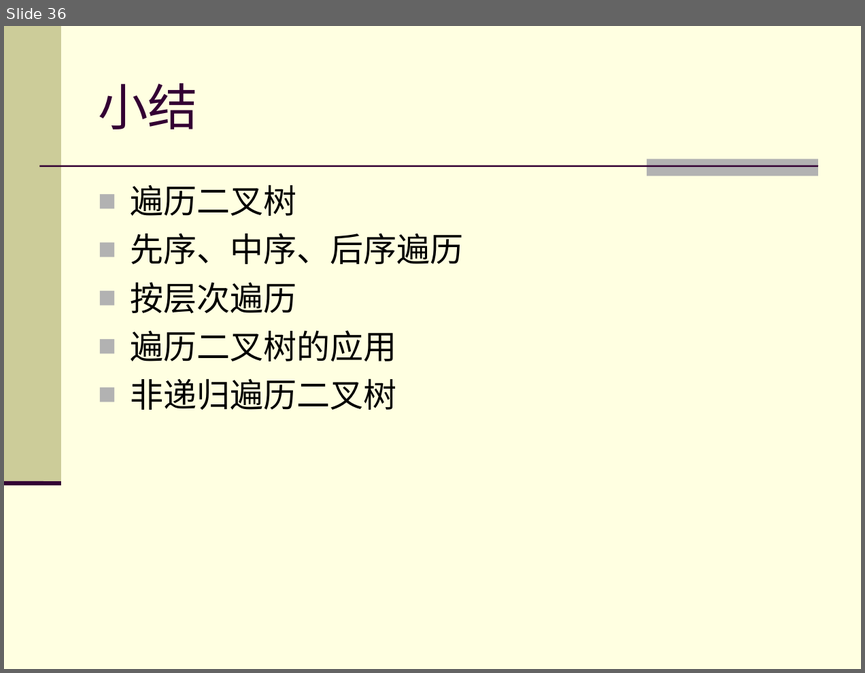
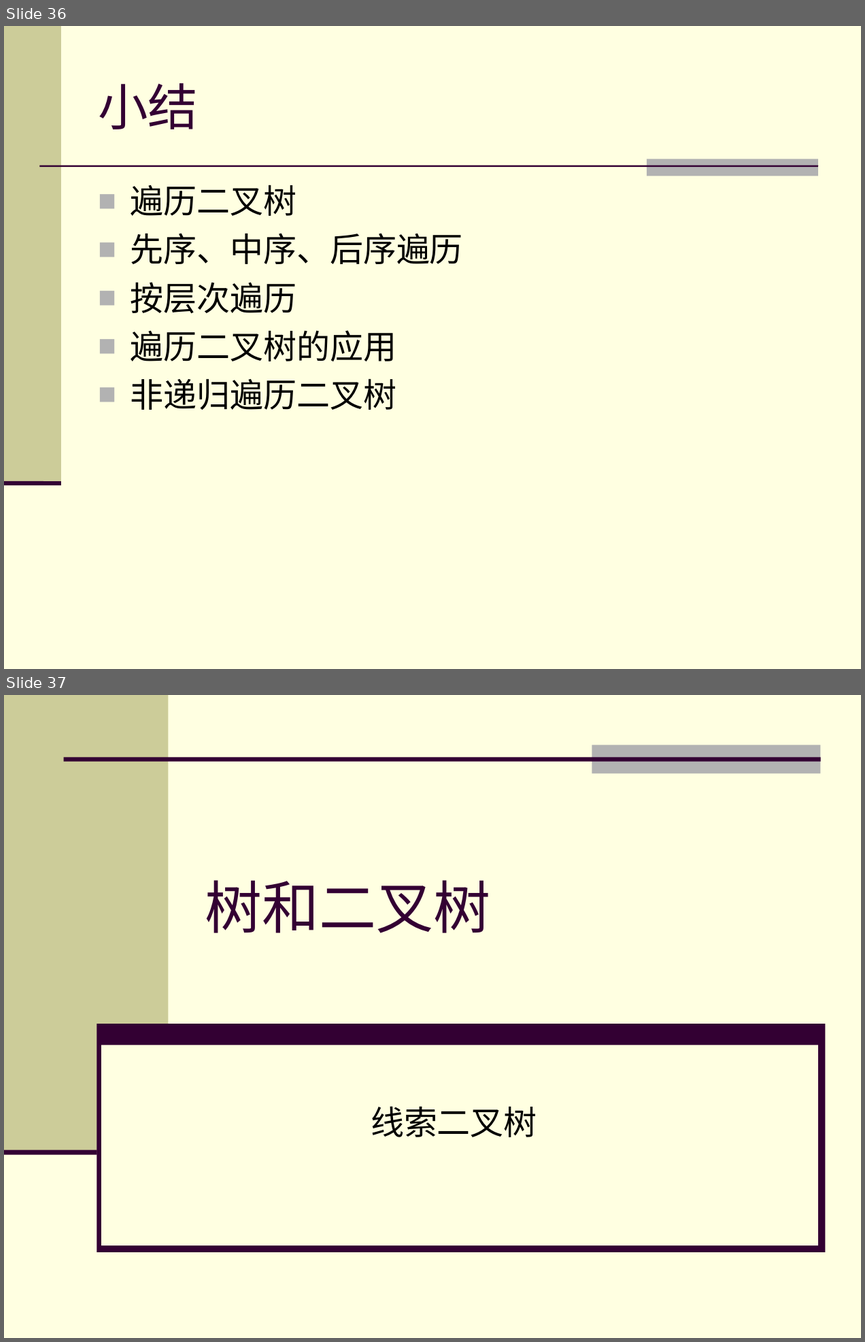
Before and after one commit to zhuangbo/ds-cpp, a slide deck: slides/PPT/ds6.3.ppt. Shown one above the other, each under a label of ours: slide 36 before the commit, slides 36 and 37 after it. The pictures are 865x673 and 865x1342 pixels, drawn with LibreOffice and Linux fonts; fonts in the diff are those of the drawing. Boxes give left, top, right and bottom in pixels: in the first picture for what was removed or moved away, otherwise in the second. Text is boxed around its words. In the diff, an @@ line names an element or a change of style, - is before the commit and + after.

```diff
--- a/slides/PPT/ds6.3.ppt
+++ b/slides/PPT/ds6.3.ppt
@@ slide 37 added at [4, 695, 861, 1338], background #FFFFE1 @@
@@ group added at [4, 695, 825, 1252]: 4 rectangles, 2 lines @@
@@ title added at [205, 880, 491, 933], 48 pt, text #330033 @@
+树和二叉树
@@ subtitle added at [371, 1106, 537, 1137], 28 pt, text #000000 @@
+线索二叉树
```
Also in this commit, not shown: 35 other slides changed, 5 other slides added.
